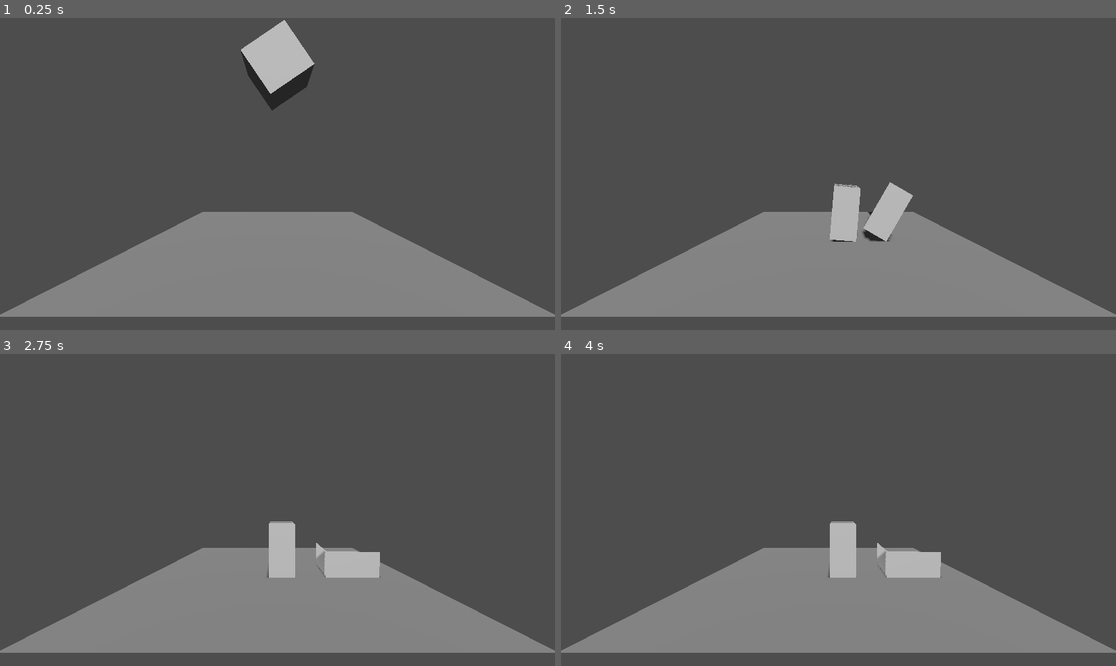
Above: before the commit, frames 1-4 (two rows, left to right).
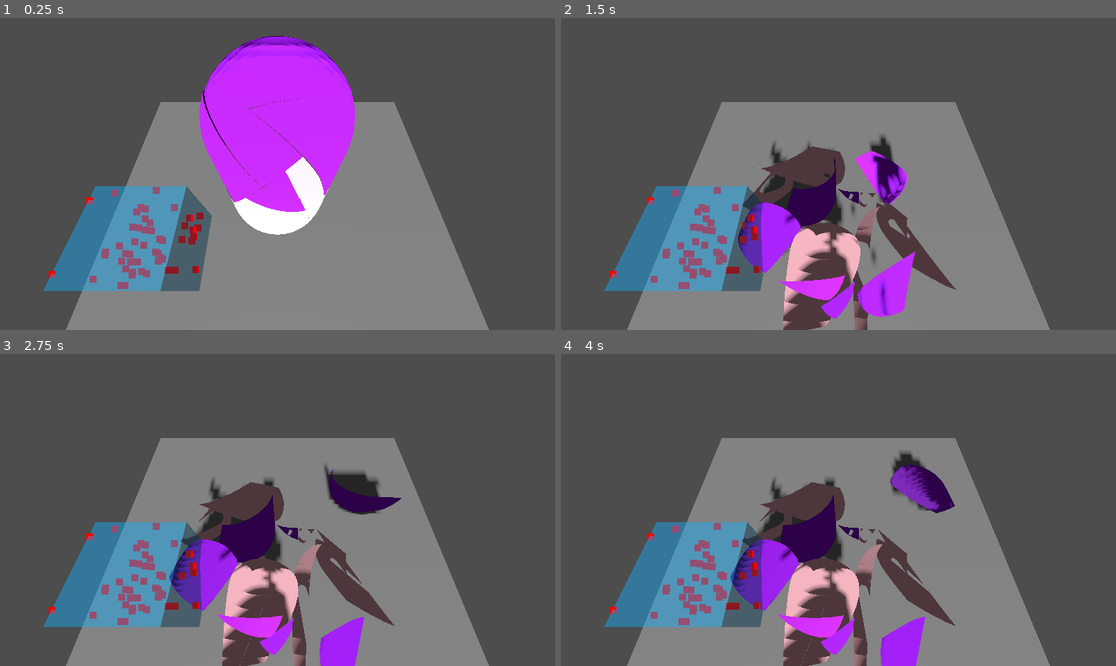
Above: after the commit, the same moments.

Repository: Rashnain/TER-2026
Game: Godot game, scene res://scenes/test.tscn
Two runs of this game, one before a commit and one after it. Both use one fixed random seed, a clock stepped at 60 frames per second and the inputs below.
Inputs:
- Up to frame 1 (0.25 s): no input
- Up to frame 2 (1.5 s): no input
- Up to frame 3 (2.75 s): no input
- Up to frame 4 (4 s): no input

The runs differ from the first frame. In frame 1, 36% of the frame differs, in the area x 0-100%, y 0-100%; in frame 2, 37%, in the area x 0-100%, y 26-100%; in frame 3, 37%; in frame 4, 37%.

Commit message:
coupure récursive à partir de point aléatoires

Diff:
--- a/projet/ter/scenes/test.tscn
+++ b/projet/ter/scenes/test.tscn
@@ -11,7 +11,23 @@
 
 [sub_resource type="BoxShape3D" id="BoxShape3D_errlg"]
 
-[sub_resource type="BoxMesh" id="BoxMesh_bl13t"]
+[sub_resource type="CapsuleMesh" id="CapsuleMesh_errlg"]
+
+[sub_resource type="StandardMaterial3D" id="StandardMaterial3D_bl13t"]
+transparency = 1
+albedo_color = Color(0.015686275, 0.7058824, 1, 0.4509804)
+
+[sub_resource type="BoxMesh" id="BoxMesh_iyx0m"]
+material = SubResource("StandardMaterial3D_bl13t")
+
+[sub_resource type="StandardMaterial3D" id="StandardMaterial3D_errlg"]
+shading_mode = 0
+albedo_color = Color(1, 0, 0, 1)
+use_point_size = true
+point_size = 10.0
+
+[sub_resource type="PointMesh" id="PointMesh_bl13t"]
+material = SubResource("StandardMaterial3D_errlg")
 
 [node name="Node3D" type="Node3D" unique_id=627573708]
 script = ExtResource("1_errlg")
@@ -32,13 +48,23 @@
 mesh = SubResource("PlaneMesh_errlg")
 
 [node name="Camera3D" type="Camera3D" parent="." unique_id=1427404350]
-transform = Transform3D(1, 0, 0, 0, 1, 0, 0, 0, 1, 0, 1.2673097, 4.306574)
+transform = Transform3D(1, 0, 0, 0, 0.49999997, 0.8660254, 0, -0.8660254, 0.49999997, 0, 3, 1)
 
 [node name="RigidBody3D" type="RigidBody3D" parent="." unique_id=417707697]
-transform = Transform3D(0.56320876, 0.8263146, 0, -0.8263146, 0.56320876, 0, 0, 0, 1, 0, 3.744036, 0)
+transform = Transform3D(1, 0, 0, 0, 1, 0, 0, 0, 1, 0, 1.744036, 0)
 
 [node name="CollisionShape3D" type="CollisionShape3D" parent="RigidBody3D" unique_id=292209534]
 shape = SubResource("BoxShape3D_errlg")
 
 [node name="MeshInstance3D" type="MeshInstance3D" parent="RigidBody3D" unique_id=578243330]
-mesh = SubResource("BoxMesh_bl13t")
+custom_aabb = AABB(-2, 0, 0, 1, 1, 1)
+mesh = SubResource("CapsuleMesh_errlg")
+
+[node name="points" type="Node3D" parent="." unique_id=1170264140]
+
+[node name="aabb" type="MeshInstance3D" parent="points" unique_id=804332117]
+mesh = SubResource("BoxMesh_iyx0m")
+
+[node name="MeshInstance3D" type="MeshInstance3D" parent="points" unique_id=568941111]
+cast_shadow = 0
+mesh = SubResource("PointMesh_bl13t")
--- a/projet/ter/scripts/Slicer01.gd
+++ b/projet/ter/scripts/Slicer01.gd
@@ -1,12 +1,23 @@
 extends Node3D
 
-func slice_object(target: RigidBody3D):
-	#On récupère le mesh
-	var mesh_instance = target.get_node("MeshInstance3D")
-	var old_mesh = mesh_instance.mesh
-	#on mets ses infos (triangles) dans un Array
-	var array_mesh = ArrayMesh.new()
-	array_mesh.add_surface_from_arrays(Mesh.PRIMITIVE_TRIANGLES, old_mesh.get_mesh_arrays())
+var bounding_box: AABB
+var voronoi_points: PackedVector3Array
+@onready var points_3d: Node3D = $points
+@onready var base_point: MeshInstance3D = $points/MeshInstance3D
+@onready var aabb: MeshInstance3D = $points/aabb
+
+func slice_object(mesh_instance: MeshInstance3D, rec: int):
+	#await get_tree().create_timer(0.25).timeout
+	if rec == 0:
+		return
+	var array_mesh: ArrayMesh
+	if mesh_instance.mesh is PrimitiveMesh:
+		var old_mesh: PrimitiveMesh = mesh_instance.mesh
+		#on mets ses infos (triangles) dans un Array
+		array_mesh = ArrayMesh.new()
+		array_mesh.add_surface_from_arrays(Mesh.PRIMITIVE_TRIANGLES, old_mesh.get_mesh_arrays())
+	elif mesh_instance.mesh is ArrayMesh:
+		array_mesh = mesh_instance.mesh
 	#Initialisation des outils qui tracent les triangles
 	var st_left = SurfaceTool.new()
 	var st_right = SurfaceTool.new()
@@ -17,7 +28,9 @@
 	var mdt = MeshDataTool.new()
 	mdt.create_from_surface(array_mesh, 0)
 	#le plan de coupe
-	var plane = Plane(Vector3.UP, 0)
+	#var plane_normal = Vector3(1, 1, 1)
+	var plane_normal = plane_from_points()
+	var plane = Plane(plane_normal.normalized())
 	#on parcourt les triangles du mesh
 	for i in range(mdt.get_face_count()):
 		#on récupère les sommets du triangles actuel
@@ -43,10 +56,13 @@
 	var mesh_left = st_left.commit()
 	var mesh_right = st_right.commit()
 
-	create_piece(mesh_left, target.global_transform, target.linear_velocity, Vector3(0, 0.2, 0))
-	create_piece(mesh_right, target.global_transform, target.linear_velocity, Vector3(0, -0.2, 0))
+	var mi3d_left := create_piece(mesh_left, mesh_instance.global_transform, mesh_instance.get_parent().linear_velocity, Vector3(-0.5, 0, 0), true)
+	var mi3d_right := create_piece(mesh_right, mesh_instance.global_transform, mesh_instance.get_parent().linear_velocity, Vector3(0.5, 0, 0), false)
 
-	target.queue_free()
+	mesh_instance.get_parent().queue_free()
+
+	slice_object(mi3d_left, rec - 1)
+	slice_object(mi3d_right, rec - 1)
 
 func add_poly_to_st(st: SurfaceTool, poly: PackedVector3Array):
 	for i in range(1, poly.size() - 1):
@@ -54,7 +70,7 @@
 		st.add_vertex(poly[i])
 		st.add_vertex(poly[i+1])
 
-func create_piece(m: Mesh, t: Transform3D, v: Vector3, offset: Vector3):
+func create_piece(m: Mesh, t: Transform3D, v: Vector3, offset: Vector3, is_left: bool) -> MeshInstance3D:
 	if m.get_surface_count() == 0:
 		return
 
@@ -64,17 +80,56 @@
 
 	new_mesh_inst.mesh = m #on lui donne le mesh qu'on vient de créer
 	new_shape.shape = m.create_convex_shape()	#on créé la boite de collision qui match la forme
-
+	new_mesh_inst.material_override = StandardMaterial3D.new()
+	new_mesh_inst.material_override.cull_mode = BaseMaterial3D.CULL_DISABLED
+	if (is_left):
+		new_mesh_inst.material_override.albedo_color = Color.PURPLE
+	else:
+		new_mesh_inst.material_override.albedo_color = Color.PINK
 	new_body.add_child(new_mesh_inst)
 	new_body.add_child(new_shape)
+	#new_body.gravity_scale = 0
 
 	add_child(new_body)
 	new_body.global_transform = t	#on place le nouveau mesh la ou etait l'ancien
 	#new_body.global_translate(offset)	#on y applique un leger decalage
 	new_body.linear_velocity = v #on lui donne la vitesse initiale du cube
 
+	return new_mesh_inst
+
+func sample_aabb(amount: int):
+	# sample random points into the aabb and remove the ones that are not in the mesh
+	var start := bounding_box.position
+	var size := bounding_box.size
+	for i in amount:
+		var x := randf()
+		var y := randf()
+		var z := randf()
+		voronoi_points.append(Vector3(start.x + size.x * x, start.y + size.y * y, start.z + size.z * z))
+
+func show_points():
+	for point in voronoi_points:
+		var new_point := base_point.duplicate()
+		new_point.position = point
+		points_3d.add_child(new_point)
+	base_point.visible = false
+
+func plane_from_points() -> Plane:
+	# pick two points and return a plane
+	print(voronoi_points)
+	var plane_normal := voronoi_points[0] - voronoi_points[1]
+	voronoi_points.remove_at(0)
+	voronoi_points.remove_at(0)
+	return Plane(plane_normal.normalized())
+
 func _ready():
-	await get_tree().create_timer(1.0).timeout
-	var target = get_node_or_null("RigidBody3D")
-	if target:
-		slice_object(target)
+	var mesh: MeshInstance3D = get_node("RigidBody3D").get_node("MeshInstance3D")
+	bounding_box = mesh.custom_aabb
+	bounding_box.abs()
+	aabb.mesh.size = bounding_box.size
+	print(bounding_box.position)
+	print(bounding_box.size)
+	aabb.position = bounding_box.position + bounding_box.size/2
+	sample_aabb(50)
+	show_points()
+	slice_object(mesh, 4)
